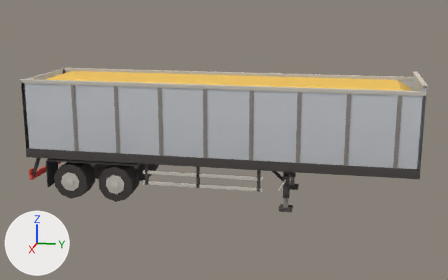
Two versions of the glTF model models/machines/semitrailer_small.glb, one commit apart.
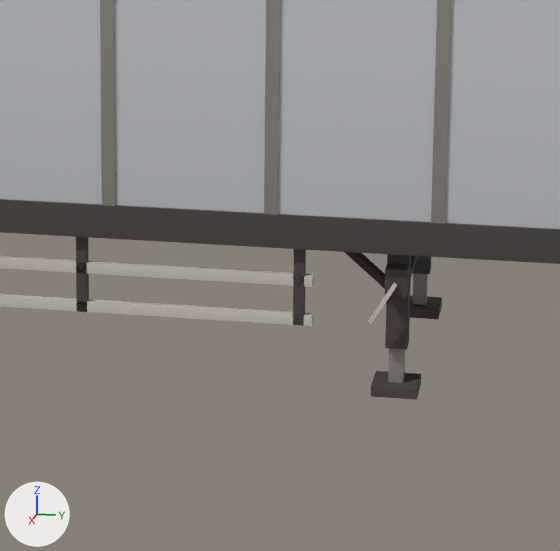
There are two pictures of each version: one whole from a camera (50 mm lens) standing at (16.57, 3.4, 5.73) and looking at (0.02, 0.09, 1.59), one close up on the part from 39% to 74% of the width and 36% to 91% of the height. The lights are fixed; the arrows at lower left show +X, +Y and +Z. The older version's two pictures come first. Where no turn or scale is listed for an object, it has been applied to the vertices. Vertices at exactly the same position are counted once.

In view in the first close-up: 'landing_legs', 'semitrailer_small'.
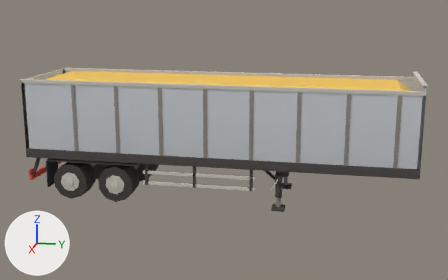
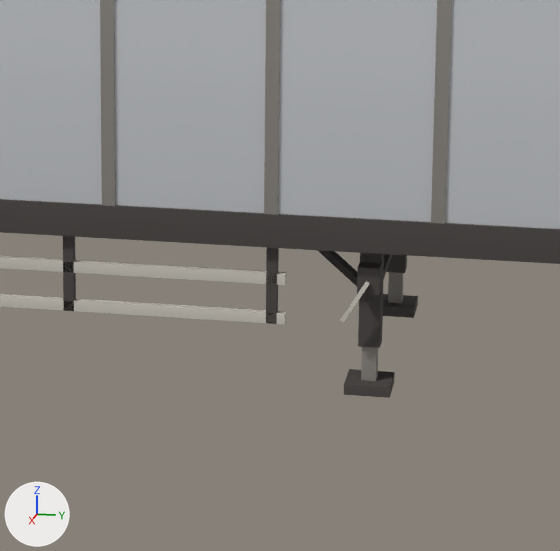
Where the change shows, as pixel boxes [x1, y1, x2, y2] in the close-ups (560 x 551 px; the box of a moved part takes in the faces that stretch with it):
'semitrailer_small', reshaped: before [0, 0, 560, 326]; after [0, 0, 560, 324]
'landing_legs', moved: before [345, 252, 442, 400]; after [317, 250, 418, 398]
part 1 of me_semitrailer_small_body, moved or reshaped: before [293, 249, 306, 326]; after [266, 248, 279, 324]
part 2 of me_semitrailer_small_body, moved or reshaped: before [76, 237, 89, 312]; after [63, 236, 76, 311]
part 3 of me_semitrailer_small_body, moved or reshaped: before [0, 256, 314, 326]; after [0, 256, 286, 324]

Patch to the scene script:
```diff
--- a/models/machines/semitrailer_small.glb.py
+++ b/models/machines/semitrailer_small.glb.py
@@ me_semitrailer_small_body @@
 me_semitrailer_small_body.from_pydata(...)  # 410 vertices, 636 faces; spans x -1.29..1.29, y -5.29..5.27, z 0.3..3.48
 # used by ob_semitrailer_small; location = (0.0, 0.0, 0.0)
 # before: 354 (1.16, 1.35, 0.55) at pixel (312, 323), 355 (1.23, 1.35, 0.55) at pixel (311, 326), 360 (1.23, 1.35, 0.63) at pixel (311, 315), 361 (1.16, 1.35, 0.63) at pixel (313, 313), 362 (1.16, 1.35, 0.85) at pixel (313, 284)
 # before: 363 (1.23, 1.35, 0.85) at pixel (312, 286), 368 (1.23, 1.35, 0.93) at pixel (312, 276), 369 (1.16, 1.35, 0.93) at pixel (313, 273)
+# me_semitrailer_small_body part 1: the loose piece of 8 vertices spanning x 1.16..1.23, y 1.21..1.29, z 0.55..1.25 is moved by (0.0, -0.2, 0.0)
+# me_semitrailer_small_body part 2: the loose piece of 8 vertices spanning x 1.16..1.23, y -0.41..-0.34, z 0.55..1.25 is moved by (0.0, -0.1, 0.0)
+# me_semitrailer_small_body part 3
+for i in [354, 355, *range(360, 364), 368, 369]: me_semitrailer_small_body.vertices[i].co += Vector((0.0, -0.2, 0.0))
 me_semitrailer_small_body.materials.append(mat_atlas)
@@ ob_landing_legs @@
 ob_landing_legs = bpy.data.objects.new('landing_legs', me_landing_legs)
-ob_landing_legs.location = (0.0, 1.95, 0.0)
+ob_landing_legs.location = (0.0, 1.75, 0.0)
```
